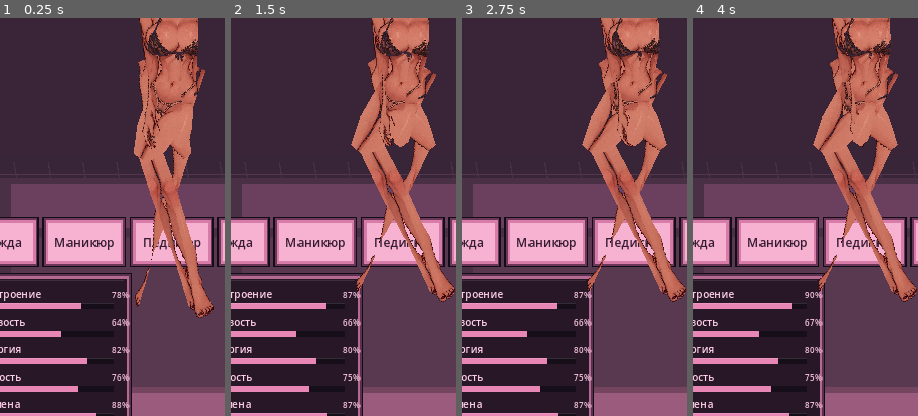
Above: before the commit, frames 1-4 (left to right).
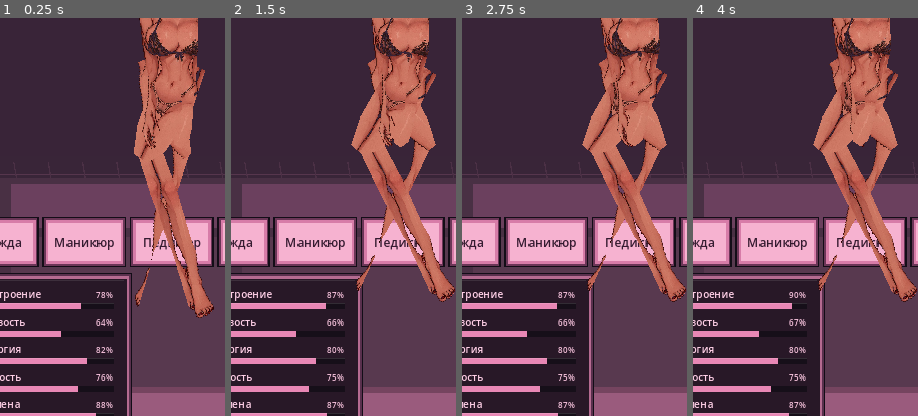
Above: after the commit, the same moments.

Repository: babymurderr0711/jia-android
Game: Godot game, scene res://Main.tscn
The game is run twice, just before and just after one commit, with the same random seed, the same clock (stepped at 60 frames per second) and the same inputs.
Inputs (mouse positions are % of the whole screen's width and height, from its top left):
- Up to frame 1 (0.25 s): no input
- Up to frame 2 (1.5 s): move the mouse to (72, 45) at 0.52 s; click (72, 45) at 0.67 s; drag from (30, 55) to (45, 70) at 1.27 s
- Up to frame 3 (2.75 s): move the mouse to (60, 28) at 2.02 s; click (60, 28) at 2.17 s
- Up to frame 4 (4 s): drag from (45, 70) to (20, 35) at 2.77 s; move the mouse to (80, 65) at 3.52 s; click (80, 65) at 3.67 s
The pictures show only the part of the screen within x 12-62%, y 44-94%; the shares and areas given below are measured in that part.

The runs differ from the first frame. In frame 1, 0.8% of the frame differs, in the area x 42-58%, y 68-98%; in frame 2, 0.8%; in frame 3, 0.8%; in frame 4, 0.8%.

Commit message:
Fix stat meter value alignment

Diff:
--- a/godot/main.gd
+++ b/godot/main.gd
@@ -503,7 +503,7 @@
 func _draw_stat(label: String, value: float, y: float) -> void:
 	var amount := clampf(value, 0.0, 100.0)
 	draw_string(ThemeDB.fallback_font, Vector2(35, y), label, HORIZONTAL_ALIGNMENT_LEFT, 190, 16, PALE)
-	draw_string(ThemeDB.fallback_font, Vector2(267, y), str(int(amount)) + "%", HORIZONTAL_ALIGNMENT_RIGHT, 0, 14, Color("#f6c2dc"))
+	draw_string(ThemeDB.fallback_font, Vector2(35, y), str(int(amount)) + "%", HORIZONTAL_ALIGNMENT_RIGHT, 235, 14, Color("#f6c2dc"))
 	draw_rect(Rect2(35, y + 8, 235, 10), Color("#160f19"))
 	draw_rect(Rect2(35, y + 8, 235.0 * amount / 100.0, 10), Color("#e887b5"))
 	draw_rect(Rect2(35, y + 8, 235, 1), Color("#ffffff", 0.12))
